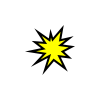
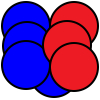
The second 100 x 100 image is a revision of the first. Changes to its layers:
showed group "lithium-7" (7 layers) over (x1=1, y1=1, x2=99, y2=98)
hid "electron" over (x1=25, y1=25, x2=75, y2=75)
